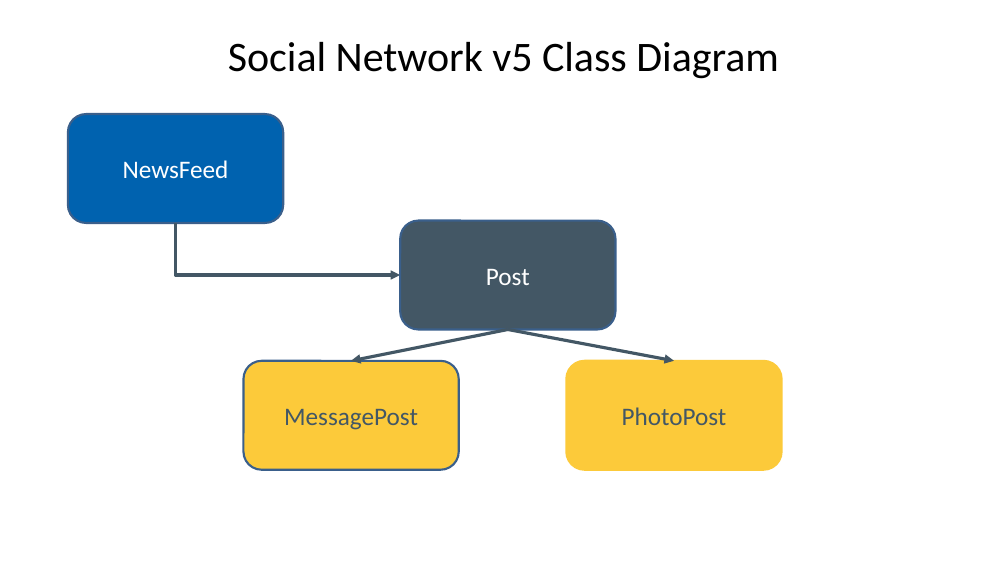
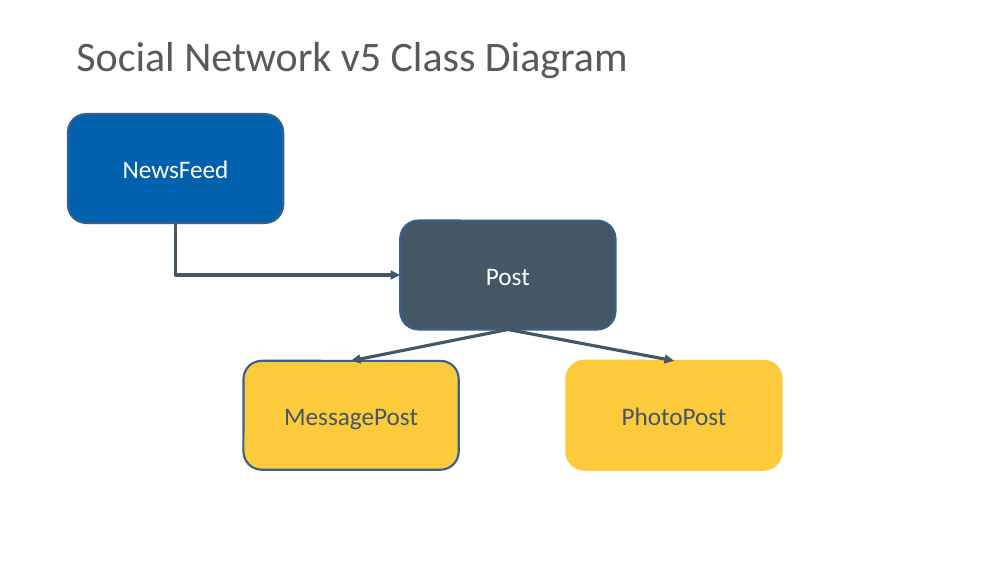
Before and after one commit to Programming-Fundamentals-SETU/prog-fund-2-jan-26, a slide deck: slide 10 of topic08-inheritance/unit-08a-lectures/talk-3-inheritance-v2/a-inheritance-v2.pptx. Drawn at 1008x567 pixels with LibreOffice and Linux fonts; fonts in the diff are those of the drawing. Boxes give left, top, right and bottom in pixels: in the first picture for what was removed or moved away, otherwise in the second. Text is boxed around its words. In the diff, an @@ line names an element or a change of style, - is before the commit and + after.

```diff
--- a/topic08-inheritance/unit-08a-lectures/talk-3-inheritance-v2/a-inheritance-v2.pptx
+++ b/topic08-inheritance/unit-08a-lectures/talk-3-inheritance-v2/a-inheritance-v2.pptx
@@ title "Social Network v5 Class Diagram" at box(76, 42, 628, 78): text colour #000000 to #595959; alignment centre to left @@
```
Also in this commit, not shown: 10 other slides changed, 7 other files.
